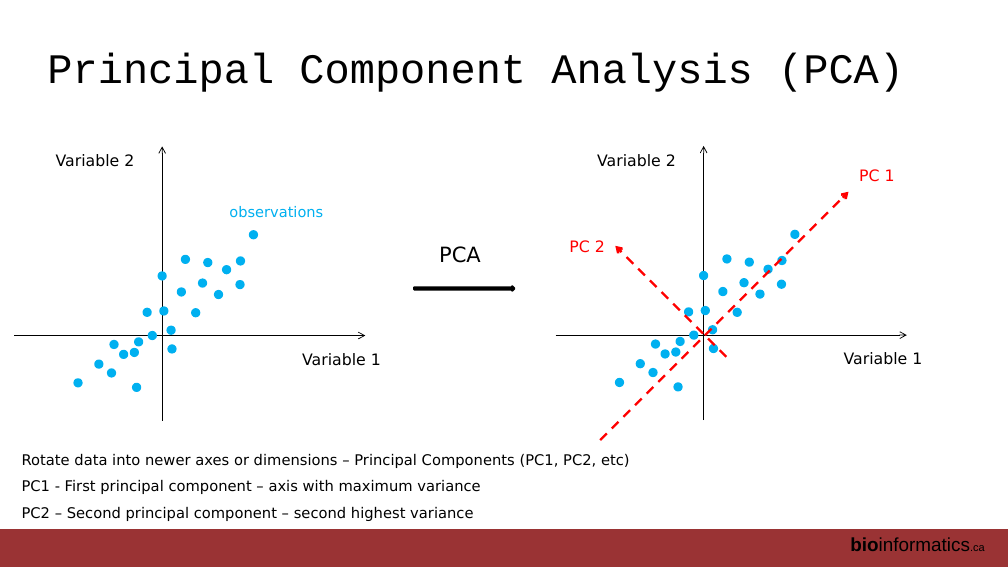
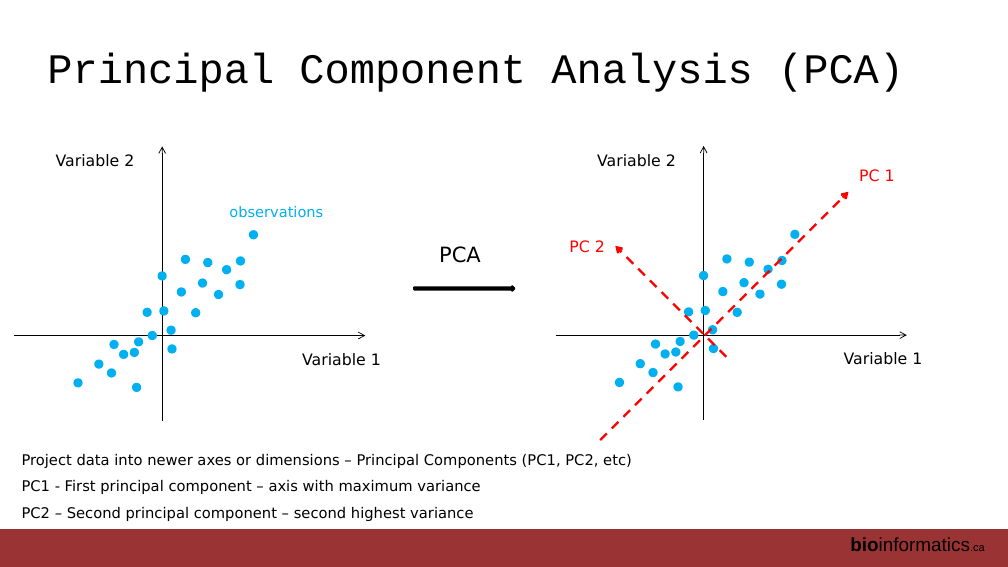
Before and after one commit to RealPaiLab/CBW_AUR2023, a slide deck: slide 22 of book/lectures/AUR_2023_Module2_DimensionReduction.pptx. Drawn at 1008x567 pixels with LibreOffice and Linux fonts; fonts in the diff are those of the drawing. Boxes give left, top, right and bottom in pixels: in the first picture for what was removed or moved away, otherwise in the second. Text is boxed around its words. In the diff, an @@ line names an element or a change of style, - is before the commit and + after.

```diff
--- a/book/lectures/AUR_2023_Module2_DimensionReduction.pptx
+++ b/book/lectures/AUR_2023_Module2_DimensionReduction.pptx
@@ text at box(22, 453, 632, 468): text changed @@
-Rotate data into newer axes or dimensions – Principal Components (PC1, PC2, etc)
+Project data into newer axes or dimensions – Principal Components (PC1, PC2, etc)
```
Also in this commit, not shown: 16 other slides changed, 2 slides added, 28 other files.
